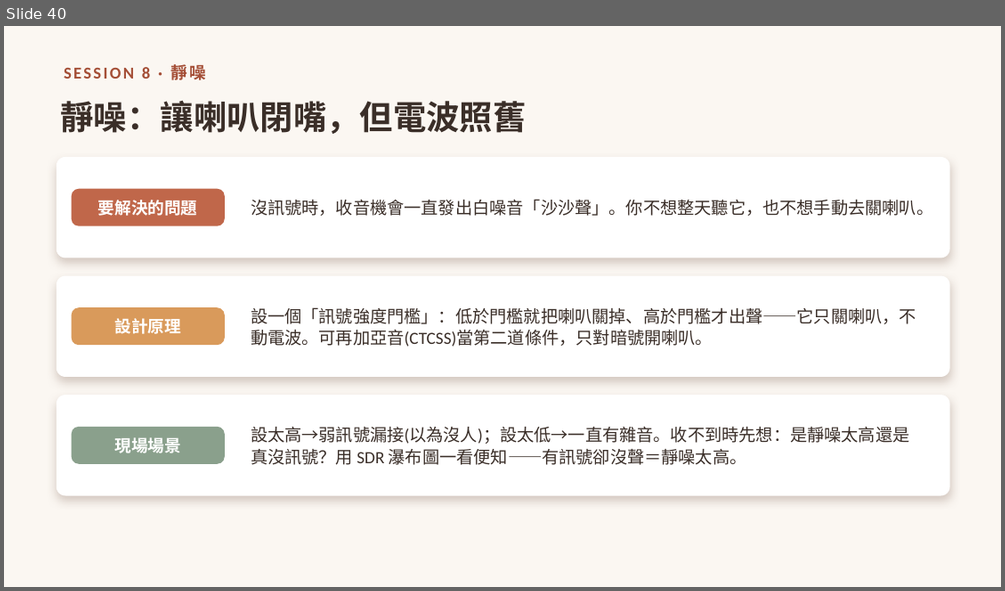
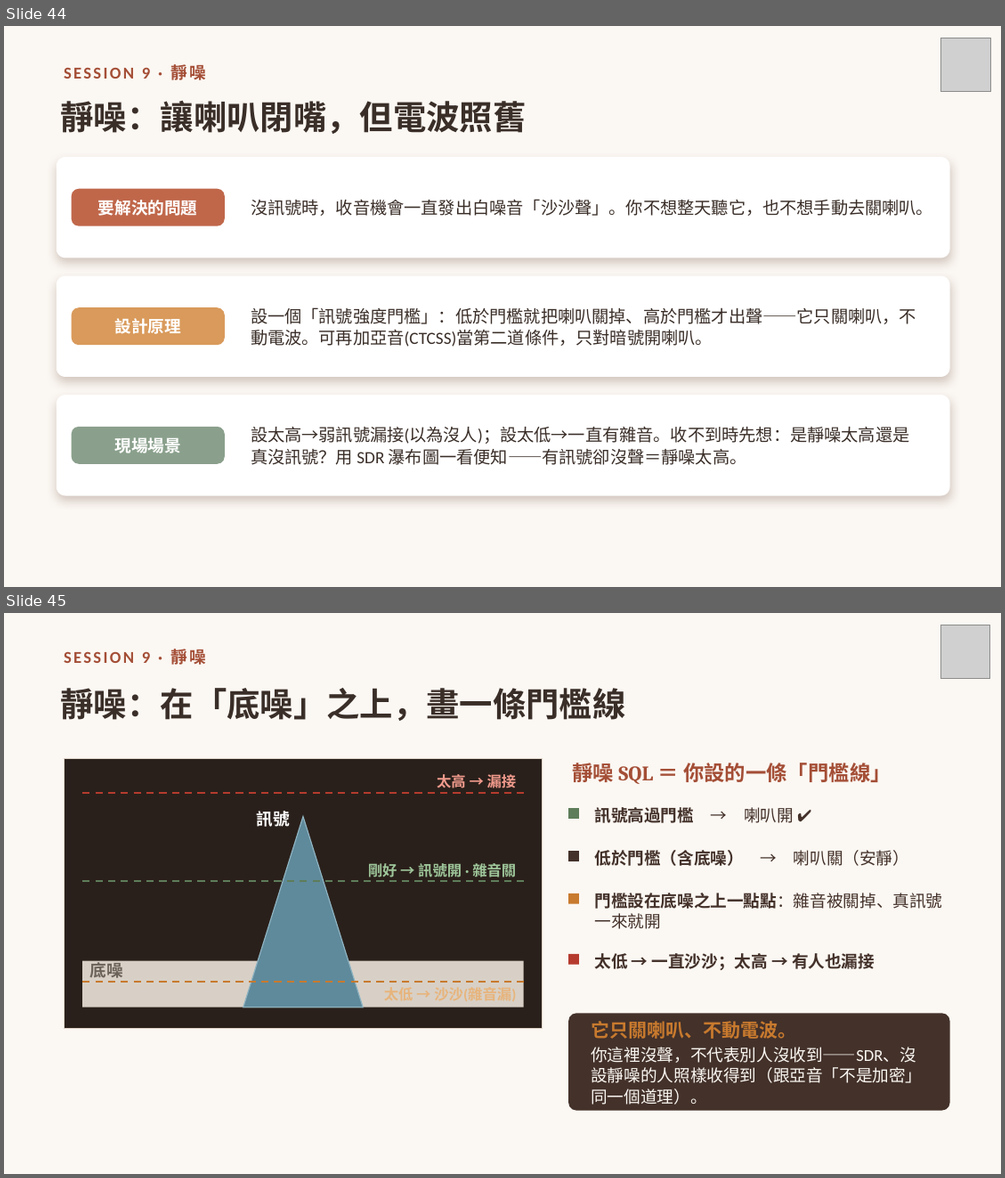
Before and after one commit to winson3QQ/Radio-Advanced, a slide deck: 投影片/進階無線電_第一節_課程投影片.pptx. Shown one above the other, each under a label of ours: slide 40 before the commit, slides 44 and 45 after it. The pictures are 1005x591 and 1005x1178 pixels, drawn with LibreOffice and Linux fonts; fonts in the diff are those of the drawing; grey boxes stand for pictures. Boxes give left, top, right and bottom in pixels: in the first picture for what was removed or moved away, otherwise in the second. Text is boxed around its words. In the diff, an @@ line names an element or a change of style, - is before the commit and + after.

```diff
--- a/投影片/進階無線電_第一節_課程投影片.pptx
+++ b/投影片/進階無線電_第一節_課程投影片.pptx
@@ slide 45 added at [4,613,1001,1174], background #FBF7F2 @@
@@ picture added at [941,625,990,679] @@
@@ text added at [64,649,206,665], 16 pt, text #A44E36, bold @@
+SESSION 9 · 靜噪
@@ text added at [61,688,626,721], 32 pt, text #3A2E28, bold @@
+靜噪：在「底噪」之上，畫一條門檻線
@@ rectangle added at [64,759,542,1028], fill #2A201B, outline #DDD2C6 1 pt @@
@@ text added at [437,772,517,792], 14 pt, text #F09A8C, bold @@
+太高 → 漏接
@@ text added at [572,763,891,784], 20 pt, text #A44E36, bold @@
+靜噪 SQL ＝ 你設的一條「門檻線」
@@ line added from (82, 793) to (524, 793), #B53B2E 1.75 pt dashed @@
@@ triangle added at [243,817,363,1007], fill #5F8A9B, outline #8FB4C2 1 pt @@
@@ text added at [257,811,290,827], 16 pt, text #FFFFFF, bold @@
+訊號
@@ rectangle added at [568,808,579,819], fill #5E7D5A @@
@@ text added at [595,807,793,823], 16 pt, text #43312A, bold @@
+訊號高過門檻 → 喇叭開 ✔
@@ rectangle added at [568,851,579,861], fill #43312A @@
@@ text added at [595,850,909,866], 16 pt, text #43312A, bold @@
+低於門檻（含底噪） → 喇叭關（安靜）
@@ text added at [368,863,516,877], 14 pt, text #9EC69A, bold @@
+剛好 → 訊號開 · 雜音關
@@ line added from (82, 881) to (524, 881), #5E7D5A 1.75 pt dashed @@
@@ rectangle added at [568,893,579,904], fill #C87A2E @@
@@ text added at [595,892,943,929], 16 pt, text #43312A @@
+門檻設在底噪之上一點點：雜音被關掉、真訊號一來就開
@@ text added at [90,959,123,981], 16 pt, text #6B6259, bold @@
+底噪
@@ rectangle added at [568,954,579,965], fill #B53B2E @@
@@ text added at [595,953,874,970], 16 pt, text #43312A, bold @@
+太低 → 一直沙沙；太高 → 有人也漏接
@@ rectangle added at [82,961,524,1007], fill #D8D0C6 @@
@@ line added from (82, 981) to (524, 981), #C87A2E 1.75 pt dashed @@
@@ rounded rectangle added at [568,1013,950,1111], fill #43312A @@
@@ text added at [591,1021,922,1104], 16 pt, text #FBF7F2 @@
+它只關喇叭、不動電波。
+你這裡沒聲，不代表別人沒收到——SDR、沒設靜噪的人照樣收得到（跟亞音「不是加密」同一個道理）。
@@ what was slide 40 is now slide 44 @@
@@ slide 44 changed as well @@
@@ picture added at [941,38,990,92] @@
@@ text at [64,64,206,80]: text changed @@
-SESSION 8 · 靜噪
+SESSION 9 · 靜噪
```
Also in this commit, not shown: 46 other slides changed, 6 other slides added, 1 slide removed, 6 other files.
